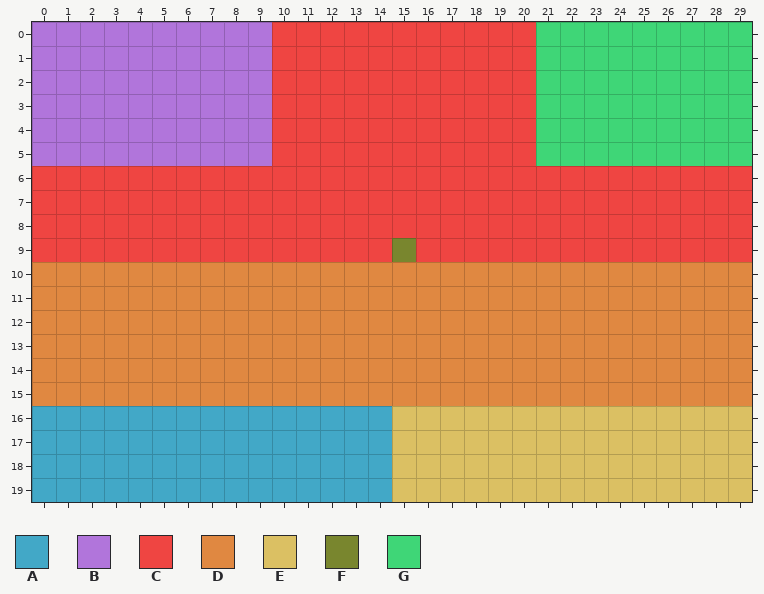
Two states of a Tiled map, Levels/level5.tmx. This is how it looked before the edit.
Cells are 32x32 px. Shown: x 0..29, y 0..19.
Key: from "tilemap": A 0, B 2, C 3, D 4, E 5, F 6, G 7.
_ is an empty cell.
Layer "Kachelebene 1" before, first column x 0:
 0 BBBBBBBBBBCCCCCCCCCCCGGGGGGGGG
 1 BBBBBBBBBBCCCCCCCCCCCGGGGGGGGG
 2 BBBBBBBBBBCCCCCCCCCCCGGGGGGGGG
 3 BBBBBBBBBBCCCCCCCCCCCGGGGGGGGG
 4 BBBBBBBBBBCCCCCCCCCCCGGGGGGGGG
 5 BBBBBBBBBBCCCCCCCCCCCGGGGGGGGG
 6 CCCCCCCCCCCCCCCCCCCCCCCCCCCCCC
 7 CCCCCCCCCCCCCCCCCCCCCCCCCCCCCC
 8 CCCCCCCCCCCCCCCCCCCCCCCCCCCCCC
 9 CCCCCCCCCCCCCCCFCCCCCCCCCCCCCC
10 DDDDDDDDDDDDDDDDDDDDDDDDDDDDDD
11 DDDDDDDDDDDDDDDDDDDDDDDDDDDDDD
12 DDDDDDDDDDDDDDDDDDDDDDDDDDDDDD
13 DDDDDDDDDDDDDDDDDDDDDDDDDDDDDD
14 DDDDDDDDDDDDDDDDDDDDDDDDDDDDDD
15 DDDDDDDDDDDDDDDDDDDDDDDDDDDDDD
16 AAAAAAAAAAAAAAAEEEEEEEEEEEEEEE
17 AAAAAAAAAAAAAAAEEEEEEEEEEEEEEE
18 AAAAAAAAAAAAAAAEEEEEEEEEEEEEEE
19 AAAAAAAAAAAAAAAEEEEEEEEEEEEEEE
The same view after the edit:
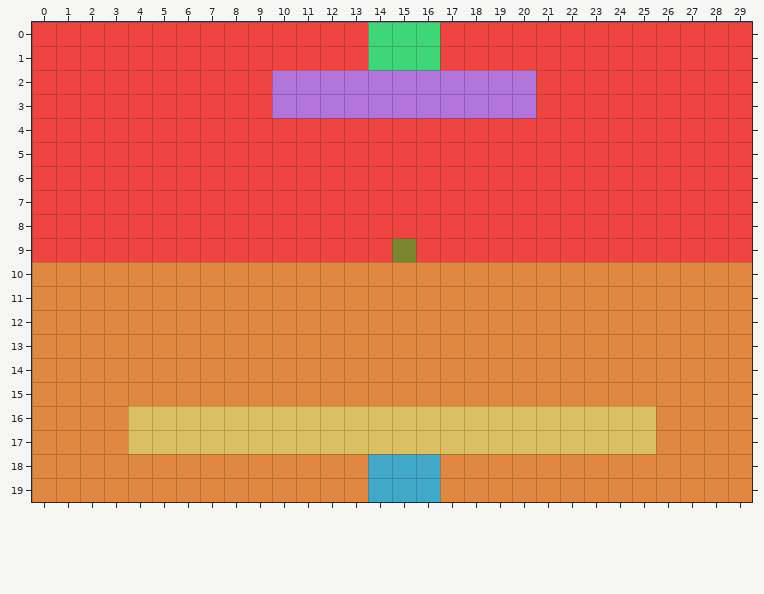
The edit:
Layer "Kachelebene 1":
Tile E gives way to tile A in rows 18 to 19 at x 15 to 16.
Tile C gives way to tile B in rows 2 to 3 at x 10 to 20.
Tile B gives way to tile C in rows 0 to 5 at x 0 to 9.
Tile G gives way to tile C in rows 0 to 5 at x 21 to 29.
Tile A gives way to tile D in rows 16 to 17 at x 0 to 3; in rows 18 to 19 at x 0 to 13.
Tile E gives way to tile D in rows 16 to 17 at x 26 to 29; in rows 18 to 19 at x 17 to 29.
Tile A gives way to tile E in rows 16 to 17 at x 4 to 14.
Tile C gives way to tile G in rows 0 to 1 at x 14 to 16.
Where, in picture pixels (left, top, right, bottom), the same in both pictures:
changed: (32, 22, 752, 166)
changed: (32, 406, 752, 502)
